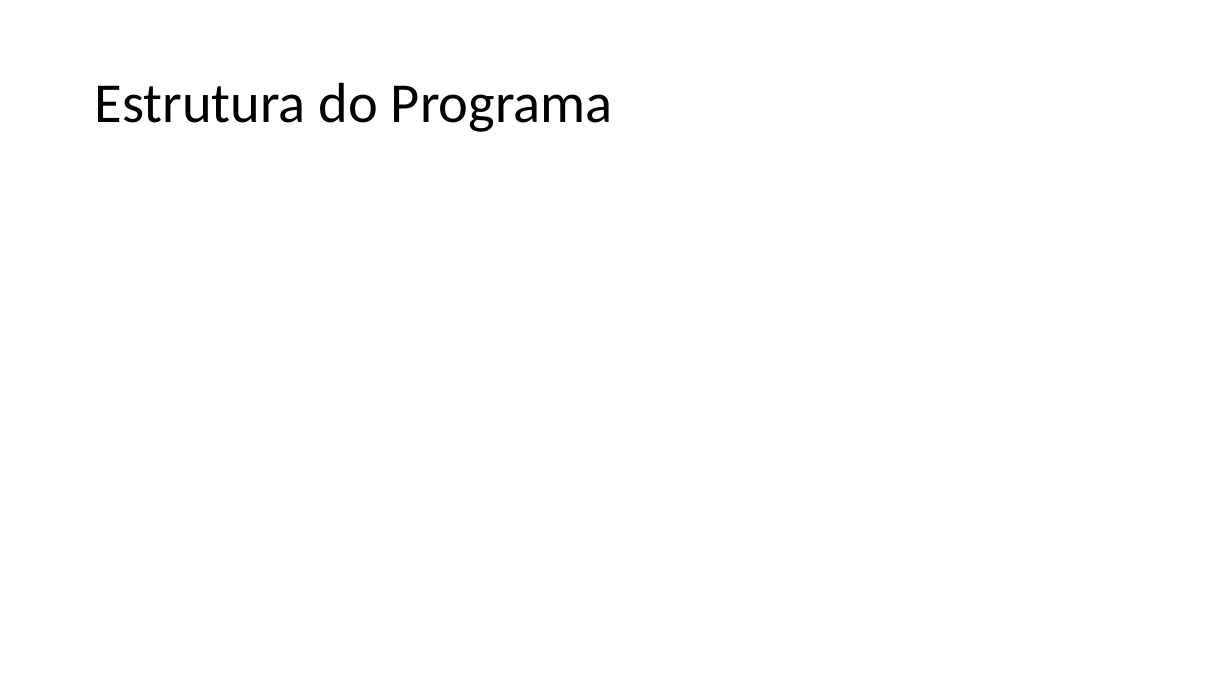
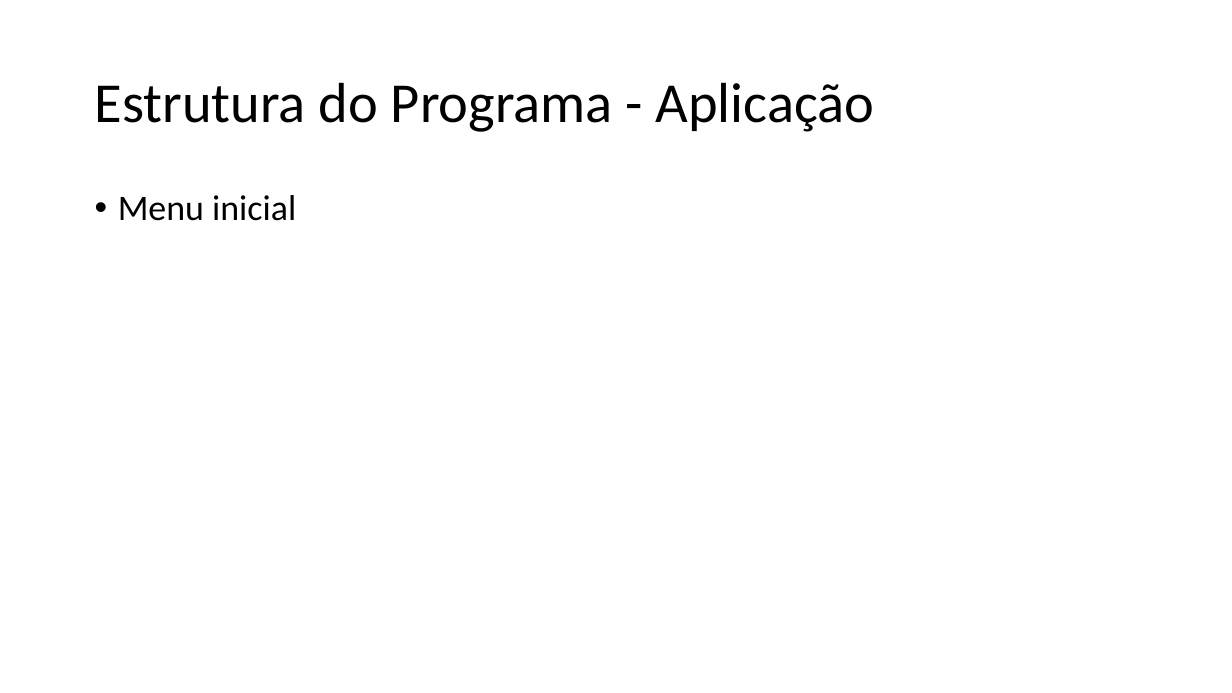
Before and after one commit to xQsme/RLP_Qt, a slide deck: slide 16 of powerpoint_defesa.pptx (slide 12 before the commit). Drawn at 1232x693 pixels with LibreOffice and Linux fonts; fonts in the diff are those of the drawing. Boxes give left, top, right and bottom in pixels: in the first picture for what was removed or moved away, otherwise in the second. Text is boxed around its words. In the diff, an @@ line names an element or a change of style, - is before the commit and + after.

Commit message:
ppt update

```diff
--- a/powerpoint_defesa.pptx
+++ b/powerpoint_defesa.pptx
@@ title at bbox=[95, 82, 875, 132]: text changed @@
-Estrutura do Programa
+Estrutura do Programa - Aplicação
@@ text added at bbox=[118, 195, 296, 221], 28 pt, text #000000 @@
+• Menu inicial
```
Also in this commit, not shown: 5 slides added.
